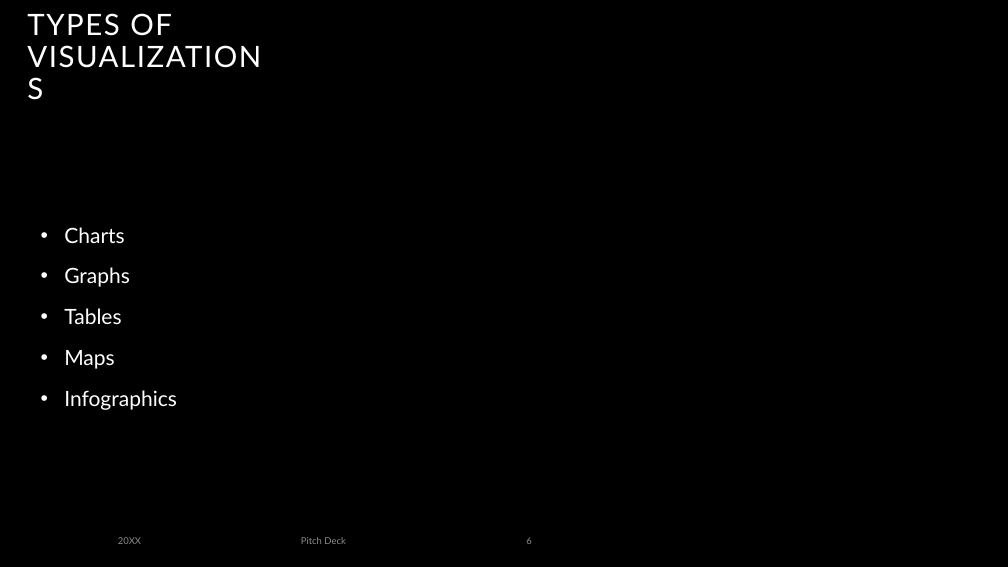
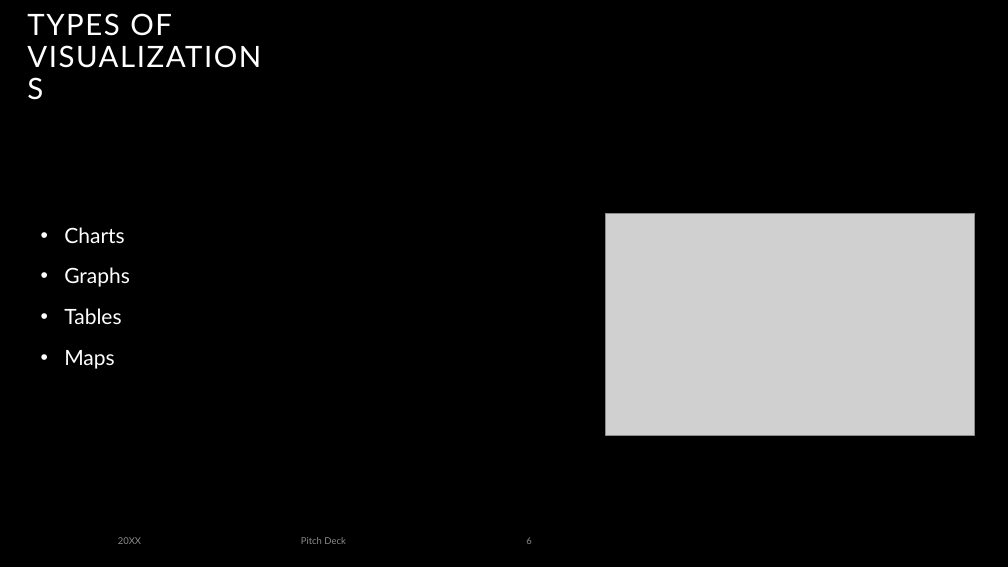
Before and after one commit to mungutiwilliam/Indian-Startups-dataset-analysis, a slide deck: slide 6 of Data Visualization.pptx. Drawn at 1008x567 pixels with LibreOffice and Linux fonts; fonts in the diff are those of the drawing; grey boxes stand for pictures; background and template pictures are left out. Boxes give left, top, right and bottom in pixels: in the first picture for what was removed or moved away, otherwise in the second. Text is boxed around its words. In the diff, an @@ line names an element or a change of style, - is before the commit and + after.

```diff
--- a/Data Visualization.pptx
+++ b/Data Visualization.pptx
@@ picture added at (606,213,975,435) @@
@@ text at (64,390,177,410): paragraph removed @@
-• Infographics
```
Also in this commit, not shown: 14 other slides changed, 1 slide added, 2 other files.
